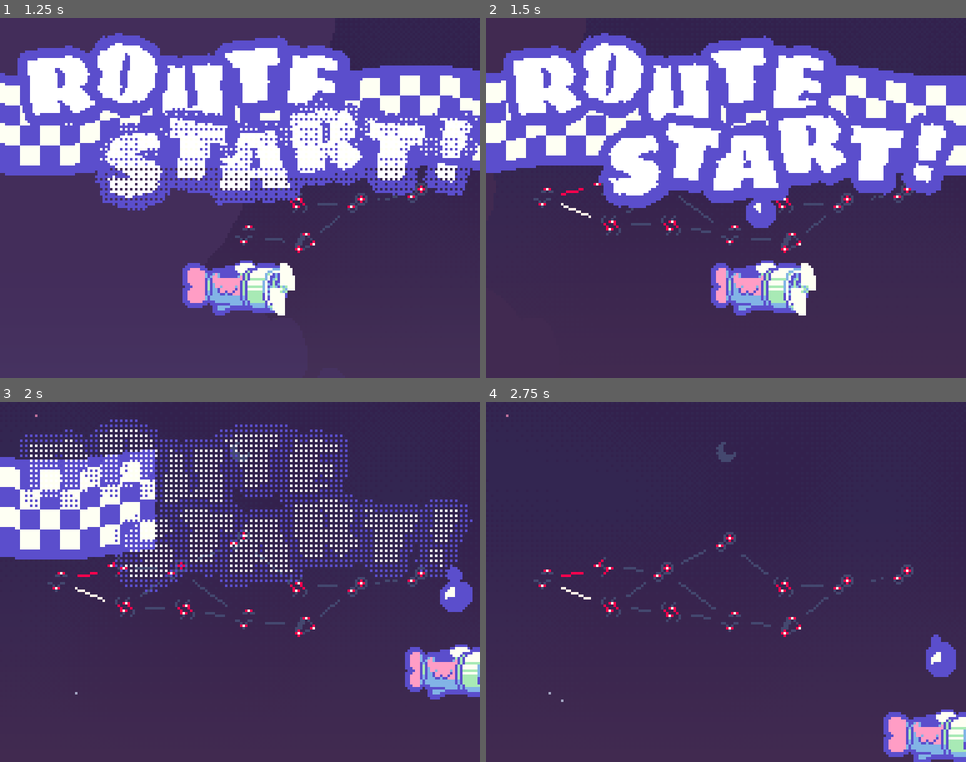
Above: before the commit, frames 1-4 (two rows, left to right).
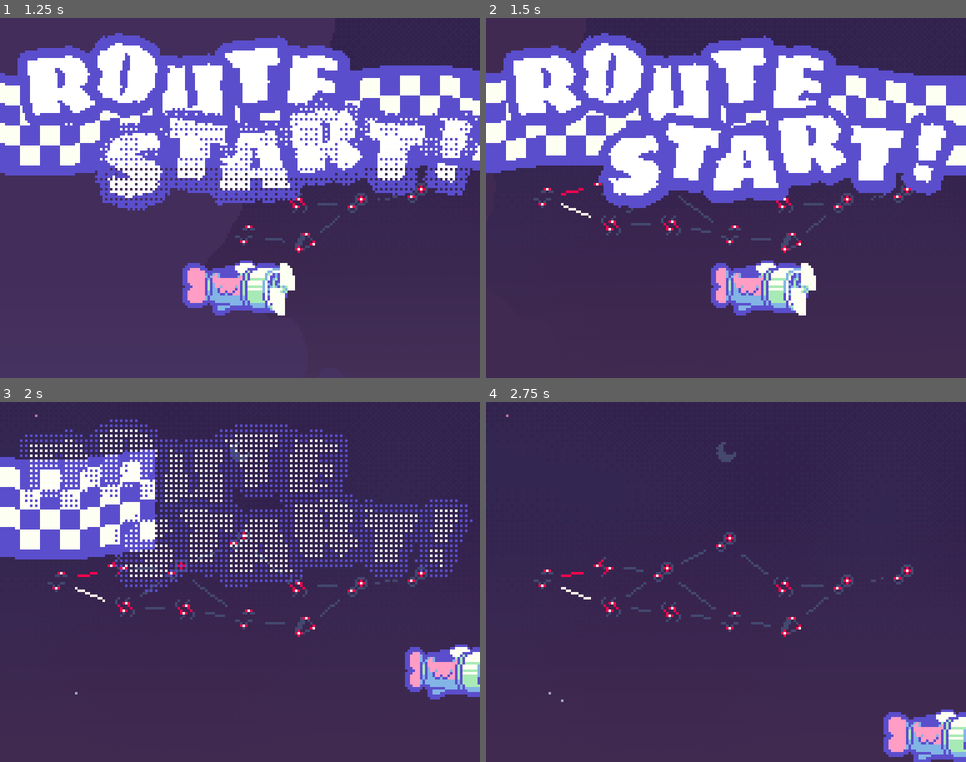
Above: after the commit, the same moments.

Repository: webcatzz/bjay
Game: Godot game, scene res://scenes/ui/title/title.tscn
The game is run twice, just before and just after one commit, with the same random seed, the same clock (stepped at 60 frames per second) and the same inputs.
Inputs (mouse positions are in pixels of both pictures, inside the frame that each line leads up to):
- Up to frame 1 (1.25 s): click "Start" at 0.5 s
- Up to frame 2 (1.5 s): tap Enter (ui_accept) at 1.25 s; move the mouse to (831, 180) at 1.27 s; hold D (move_right) from 1.28 s (still down); hold Space (dash) from 1.28 s (still down); click (831, 180) at 1.42 s
- Up to frame 3 (2 s): keep holding D (move_right); keep holding Space (dash); tap Enter (ui_accept) at 1.52 s
- Up to frame 4 (2.75 s): move the mouse to (630, 600) at 2.02 s; release D (move_right) at 2.03 s; release Space (dash) at 2.03 s; hold S (move_down) from 2.03 s (still down); tap Space (dash) at 2.1 s; tap Enter (ui_accept) at 2.27 s

Frame 1 is identical in both runs. In frame 2, 0.4% of the frame differs, in the area x 54-61%, y 50-59%; in frame 3, 0.6%, in the area x 91-99%, y 45-59%; in frame 4, 0.6%.

Commit message:
fixed dash held time not being reset

Diff:
--- a/scenes/route/parts/player.gd
+++ b/scenes/route/parts/player.gd
@@ -32,6 +32,7 @@
 			dash()
 		else:
 			state = State.MOVE
+		dash_held_time = 0.0
 
 
 func _physics_process(delta: float) -> void:
